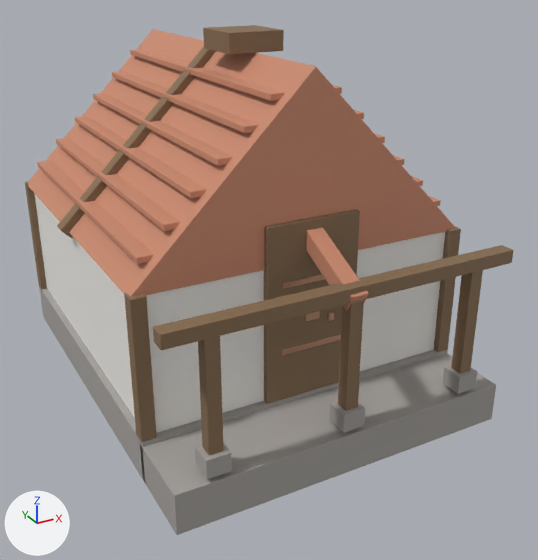
The FBX model Assets/Resources/Models/House_Chalco_a.fbx as it was, and as the next commit left it.
Both versions are drawn from a camera (50 mm lens) standing at (-3.56, -7.6, 4.62) and looking at (0.16, -0.84, 1.24). The lights are fixed; the arrows at lower left show +X, +Y and +Z. The first picture is the older version. Objects named as collision shapes, trigger or cutter boxes, shadow casters or lower levels of detail are left out. Where no turn or scale is listed for an object, it has been applied to the vertices.

Objects in the first picture: 'House_Chalco_a'.
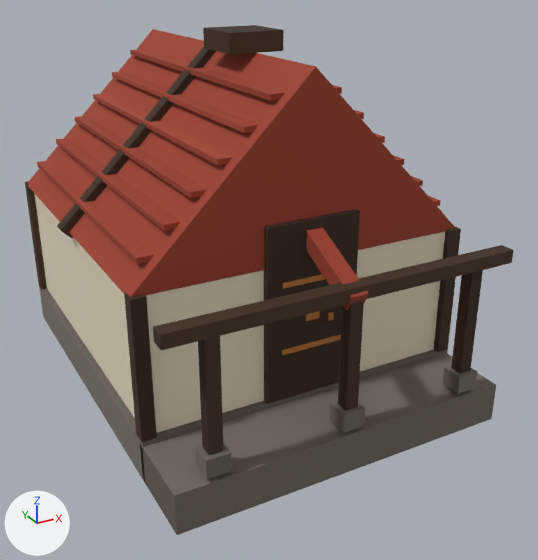
Pixel boxes [x1, y1, x2, y2] of what changed, in the pictures (538 x 560 px):
```json
{"object": "House_Chalco_a", "change": "recoloured, surface changed", "before": [25, 25, 513, 535], "after": [25, 25, 513, 535], "on screen": "darker"}
{"part": 1, "of": "me_chalcohome_01_a_001", "change": "recoloured", "before": [34, 193, 445, 433], "after": [34, 193, 445, 433]}
{"part": 2, "of": "me_chalcohome_01_a_001", "change": "recoloured", "before": [39, 287, 496, 535], "after": [39, 287, 496, 535], "on screen": "darker"}
{"part": 3, "of": "me_chalcohome_01_a_001", "change": "recoloured", "before": [28, 29, 455, 310], "after": [28, 29, 455, 310], "on screen": "orange to red"}
{"part": 4, "of": "me_chalcohome_01_a_001", "change": "recoloured", "before": [25, 25, 513, 455], "after": [25, 25, 513, 455], "on screen": "darker"}
{"part": 5, "of": "me_chalcohome_01_a_001", "change": "recoloured", "before": [282, 274, 341, 355], "after": [282, 274, 341, 355]}
{"part": 6, "of": "me_chalcohome_01_a_001", "change": "surface changed", "before": [25, 25, 513, 535], "after": [25, 25, 513, 535], "on screen": "darker"}
```

Edits to the scene script, one JSON object a line:
```json
{"op": "add", "block": "img_palette_png", "code": ["img_palette_png = load_image('palette.png', '../../Art/Palette/Palette.png', 128, 432, 'sRGB')"]}
{"op": "add", "block": "mat_m_palette", "code": ["mat_m_palette = principled_material('M_Palette')", "mat_m_palette.texture = img_palette_png", "mat_m_palette.roughness = 0.85"]}
{"block": "me_chalcohome_01_a_001", "where": "me_chalcohome_01_a_001.from_pydata(...)  # 2114 vertices, 2039 faces; spans x -1.91..1.91, y -2.8..2.03, z 0.0..3.92"}
{"block": "me_chalcohome_01_a_001", "where": "# used by ob_house_chalco_a; location = (0.0, 0.0, 0.0)"}
{"block": "me_chalcohome_01_a_001", "change": "me_chalcohome_01_a_001 part 1: all 54 faces that had it switch from mat_chalcohome_01_a_m_whiteadobe (white #f1efea) to mat_m_palette (picture img_palette_png)"}
{"block": "me_chalcohome_01_a_001", "change": "me_chalcohome_01_a_001 part 2: all 270 faces that had it switch from mat_chalcohome_01_a_m_stone (grey #a6a29e) to mat_m_palette (picture img_palette_png)"}
{"block": "me_chalcohome_01_a_001", "change": "me_chalcohome_01_a_001 part 3: all 743 faces that had it switch from mat_chalcohome_01_a_m_tiles (orange #cb8b6f) to mat_m_palette (picture img_palette_png)"}
{"block": "me_chalcohome_01_a_001", "change": "me_chalcohome_01_a_001 part 4: all 756 faces that had it switch from mat_chalcohome_01_a_m_timber (brown #866c50) to mat_m_palette (picture img_palette_png)"}
{"block": "me_chalcohome_01_a_001", "change": "me_chalcohome_01_a_001 part 5: all 216 faces that had it switch from mat_chalcohome_01_a_m_copper (beige #e1ad90) to mat_m_palette (picture img_palette_png)"}
{"block": "me_chalcohome_01_a_001", "change": "me_chalcohome_01_a_001 part 6: texture (UV) coordinates of 2039 of 2039 faces, centred in x -1.91..1.91, y -2.8..2.03, z 0.0..3.92, changed; they spanned u 0.01..0.99, v 0.01..0.99 and now span u 0.06..0.56, v 0.02..0.46"}
```
